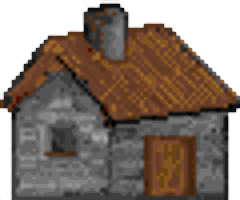
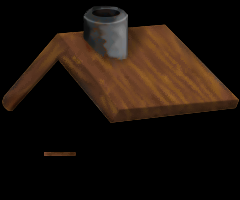
Before/after of a 240 × 200 layered artwork. What changed in the layer stack:
added layer "chimney_light-Kopie" (soft light) above "chimney_inside-Kopie" over [81, 13, 129, 26]
added layer "chimney_inside-Kopie" (soft light) above "despeckled_3_chimney-45" over [92, 9, 120, 17]
added layer "despeckled_3_chimney-45" above "chimney_shadow" over [83, 5, 128, 60]
added layer "chimney_shadow" (multiply, 37%) above "roof_shadow-Kopie" over [75, 14, 154, 72]
added layer "roof_shadow-Kopie" (multiply, 25%) above "roof_shadow-Kopie#1" over [110, 98, 240, 124]
added layer "roof_shadow-Kopie#1" (multiply, 25%) above "roof_underside" over [1, 32, 240, 124]
added layer "roof_underside" (multiply, 55%) above "roof_shadow" over [7, 56, 64, 114]
added layer "roof_template-Kopie#3" above "roof_template-Kopie#2" over [2, 24, 239, 123]
added layer "roof_template-Kopie#2" above "roof" over [2, 24, 239, 123]
added layer "roof_template-Kopie#1" (multiply) above "roof_template-Kopie" over [0, 12, 240, 135]
added layer "window#1" (multiply, 50%) above "window" over [48, 125, 76, 152]
added layer "window" (multiply, 70%) above "side" over [52, 126, 76, 152]
added layer "side" (soft light, 66%) above "Sichtbar#1" over [108, 101, 240, 200]
hid "scaled", painted on it over [0, 0, 240, 200]
added layer "board#1" (soft light, 15%) above "board" over [70, 152, 76, 156]
added layer "board" above "board_shadow" over [44, 152, 76, 156]
added layer "board_shadow" (multiply, 66%) above "dark" over [41, 156, 81, 166]
added layer "dark" (multiply, 18%) above "desat" over [0, 0, 240, 200]
added layer "desat" (saturation) above "Sichtbar#2" over [0, 0, 240, 200]
added layer "Sichtbar#2" above "Hintergrund" over [12, 50, 228, 200]
hid "Hintergrund" over [0, 4, 240, 200]
